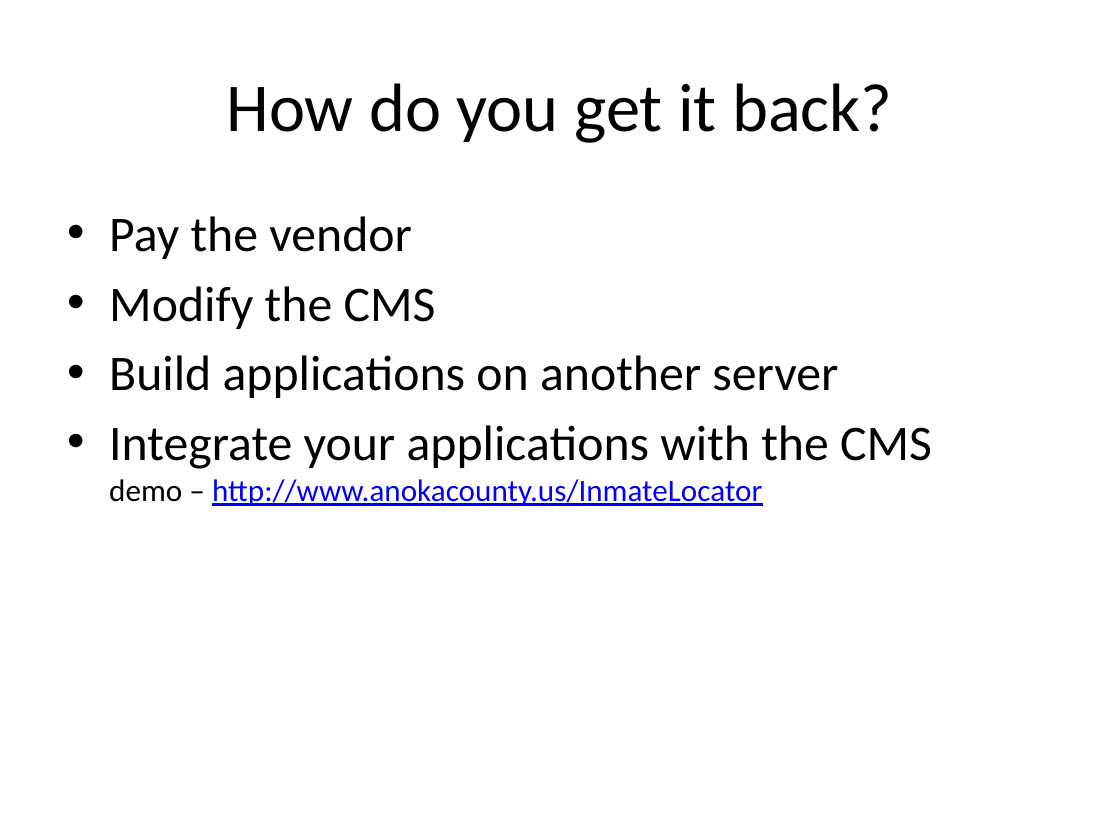
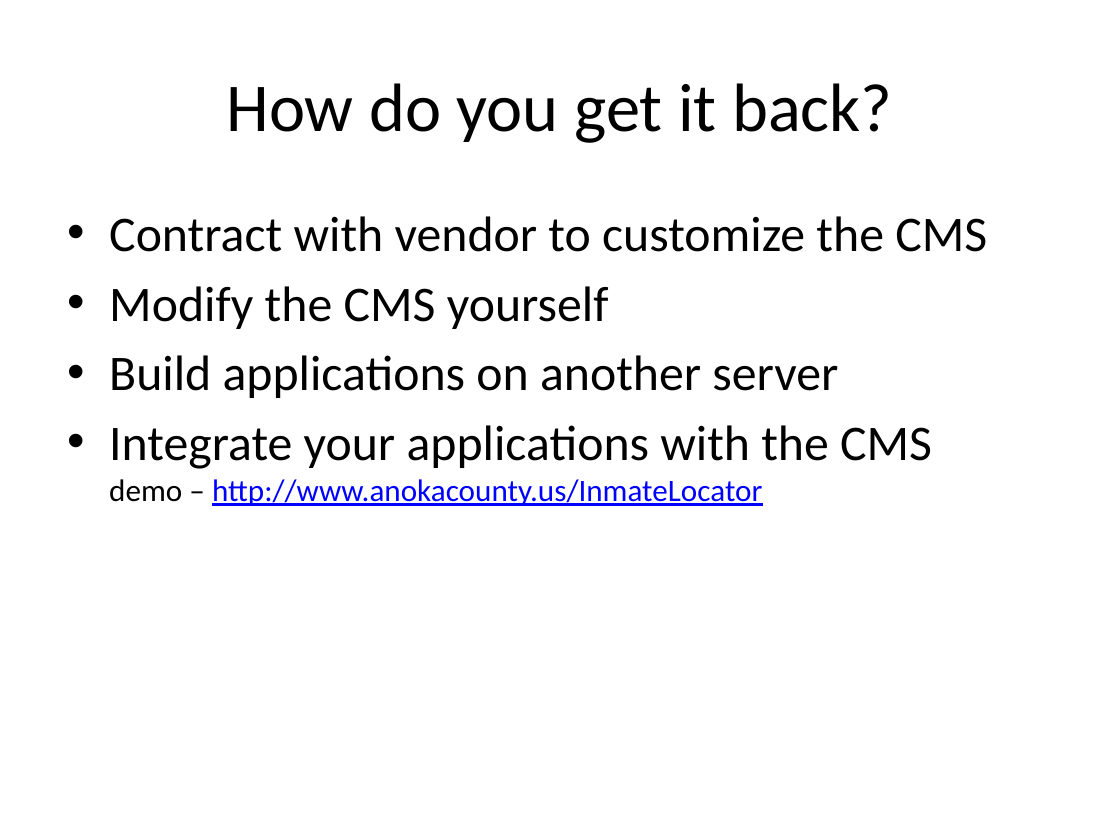
Before and after one commit to paul-burtness/webdevmojo, a slide deck: slide 6 of webdevmojo.pptx. Drawn at 1120x840 pixels with LibreOffice and Linux fonts; fonts in the diff are those of the drawing. Boxes give left, top, right and bottom in pixels: in the first picture for what was removed or moved away, otherwise in the second. Text is boxed around its words. In the diff, an @@ line names an element or a change of style, - is before the commit and + after.

```diff
--- a/webdevmojo.pptx
+++ b/webdevmojo.pptx
@@ text at [109, 216, 987, 329]: text changed @@
-• Pay the vendor
-• Modify the CMS
+• Contract with vendor to customize the CMS
+• Modify the CMS yourself
```
Also in this commit, not shown: 4 other slides changed, 3 other files.
